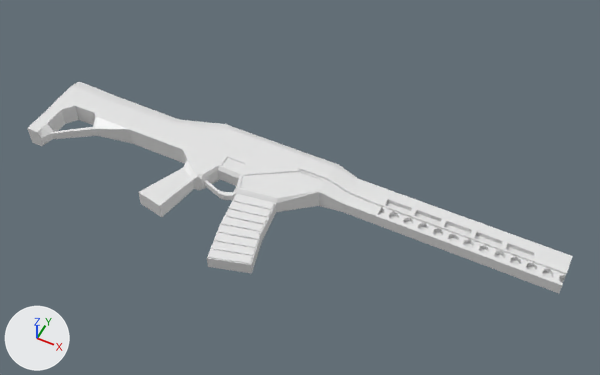
What one commit did to the Blender file Assets/Prefabs/ScifiRifle.blend.
Before and after are seen from a camera (50 mm lens) standing at (0.917, -1.53, 1.906) and looking at (0.188, -0.071, 0.082). Arrows for +X, +Y and +Z are at lower left; the lights stay in place.
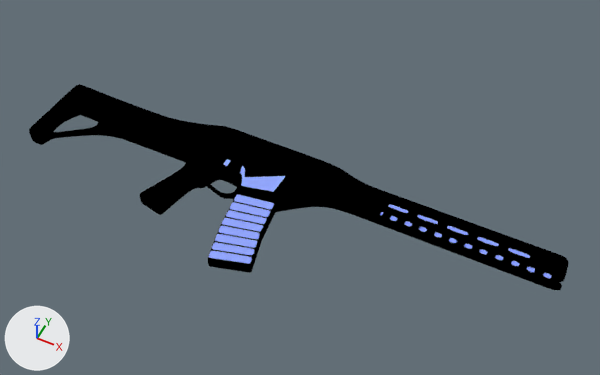
Scene script edits in JSON lines:
```json
{"op": "set", "path": "mat_material.roughness", "old": "0.4", "new": "0.5"}
{"op": "set", "path": "mat_material", "old": "principled_material('Material')", "new": "diffuse_material('Material')"}
{"op": "set", "path": "mat_material.base_color", "old": "(0.8, 0.8, 0.8)", "new": "(0.0, 0.0, 0.0)", "note": "white #e7e7e7 -> black #000000"}
{"op": "add", "block": "mat_material_001", "code": ["mat_material_001 = diffuse_material('Material.001')", "mat_material_001.base_color = (0.302, 0.395, 1.0)  # blue #95a9ff"]}
{"block": "me_cube", "where": "# used by ob_cube; location = (0.0, 0.0, 0.0); scale = (1.0, 0.682, 1.0)"}
{"op": "remove", "block": "me_cube", "code": "me_cube.from_pydata(...)  # 1038 vertices, 1040 faces; spans x -0.7..0.97, y -0.59..0.13, z 0.0..0.07"}
{"op": "add", "block": "me_cube", "code": "me_cube.from_pydata(...)  # 1508 vertices, 1509 faces; spans x -0.7..0.97, y -0.59..0.13, z 0.0..0.07"}
{"block": "me_cube", "change": "me_cube part 1: 470 vertices added at x -0.7..0.97, y -0.59..0.13, z 0.0..0.07"}
{"block": "me_cube", "change": "me_cube part 2: 102 faces spanning x -0.01..0.94, y -0.58..0.03, z 0.01..0.06 switch from mat_material (white #e7e7e7) to mat_material_001 (blue #95a9ff)"}
{"op": "add", "block": "ob_cube", "code": "_m = ob_cube.modifiers.new('Subdivision', 'SUBSURF')"}
{"op": "add", "block": "ob_cube", "code": "_m.levels = 0"}
{"op": "add", "block": "ob_cube", "code": "_m.render_levels = 3"}
```

Pixel boxes (x1, y1, x2, y2) of what changed, in the pictures (600 x 375 px):
```json
{"object": "Cube", "change": "recoloured, reshaped, modifiers changed", "before": [27, 82, 573, 293], "after": [29, 84, 569, 290], "on screen": "white to black"}
{"part": 1, "of": "me_cube", "change": "added", "after": [29, 84, 569, 276], "on screen": "black"}
{"part": 2, "of": "me_cube", "change": "recoloured", "before": [240, 166, 553, 278], "after": [210, 166, 551, 278], "on screen": "white to blue"}
```
